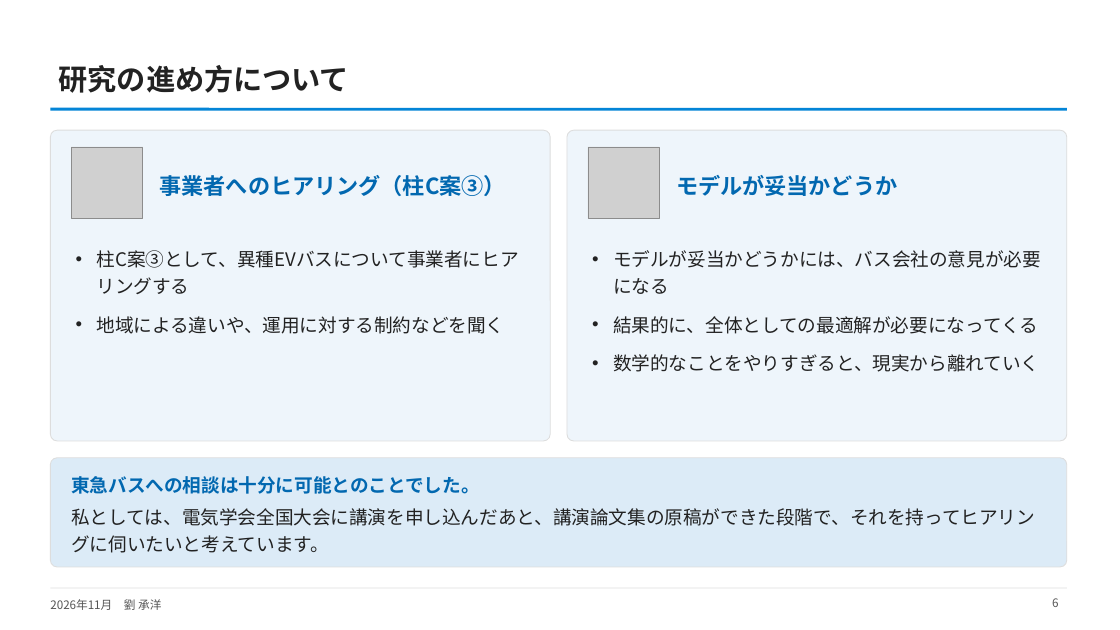
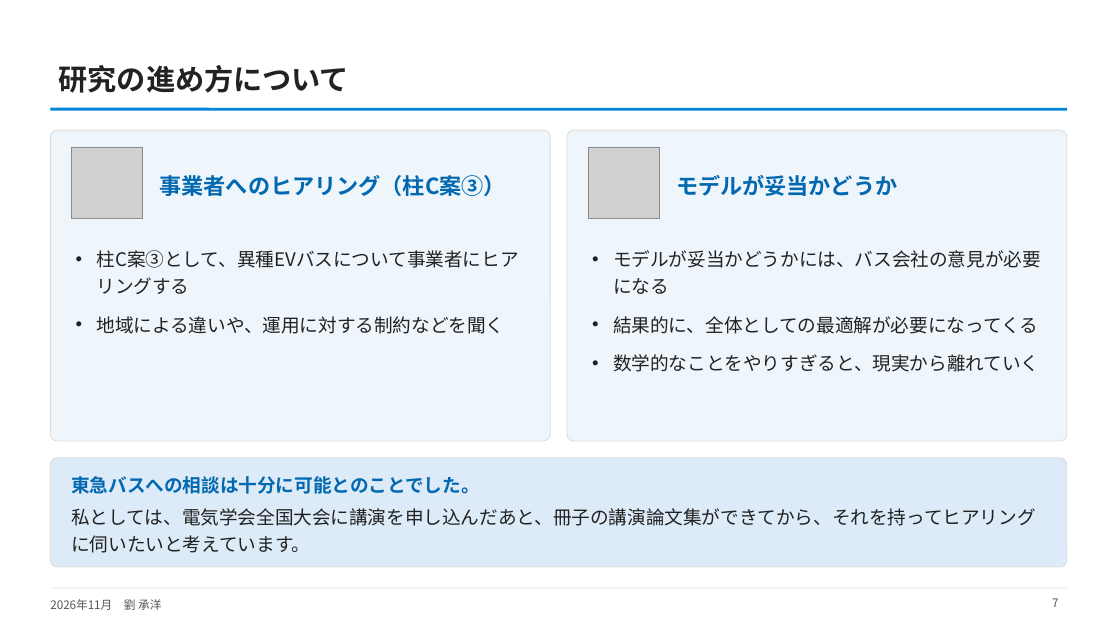
Before and after one commit to CYLIU2003/master-course, a slide deck: slide 7 of outcome/2026-11-17_nishiyama_feedback_report/西山先生とのご相談の報告_占部先生・中島先生.pptx (slide 6 before the commit). Drawn at 1120x630 pixels with LibreOffice and Linux fonts; fonts in the diff are those of the drawing; grey boxes stand for pictures. Boxes give left, top, right and bottom in pixels: in the first picture for what was removed or moved away, otherwise in the second. Text is boxed around its words. In the diff, an @@ line names an element or a change of style, - is before the commit and + after.

```diff
--- a/outcome/2026-11-17_nishiyama_feedback_report/西山先生とのご相談の報告_占部先生・中島先生.pptx
+++ b/outcome/2026-11-17_nishiyama_feedback_report/西山先生とのご相談の報告_占部先生・中島先生.pptx
@@ text at (71, 508, 1035, 553): text changed @@
-私としては、電気学会全国大会に講演を申し込んだあと、講演論文集の原稿ができた段階で、それを持ってヒアリングに伺いたいと考えています。
+私としては、電気学会全国大会に講演を申し込んだあと、冊子の講演論文集ができてから、それを持ってヒアリングに伺いたいと考えています。
@@ page number at (1052, 598, 1058, 607): text changed @@
-6
+7
```
Also in this commit, not shown: 2 other slides changed, 1 slide added, 1 other file.
